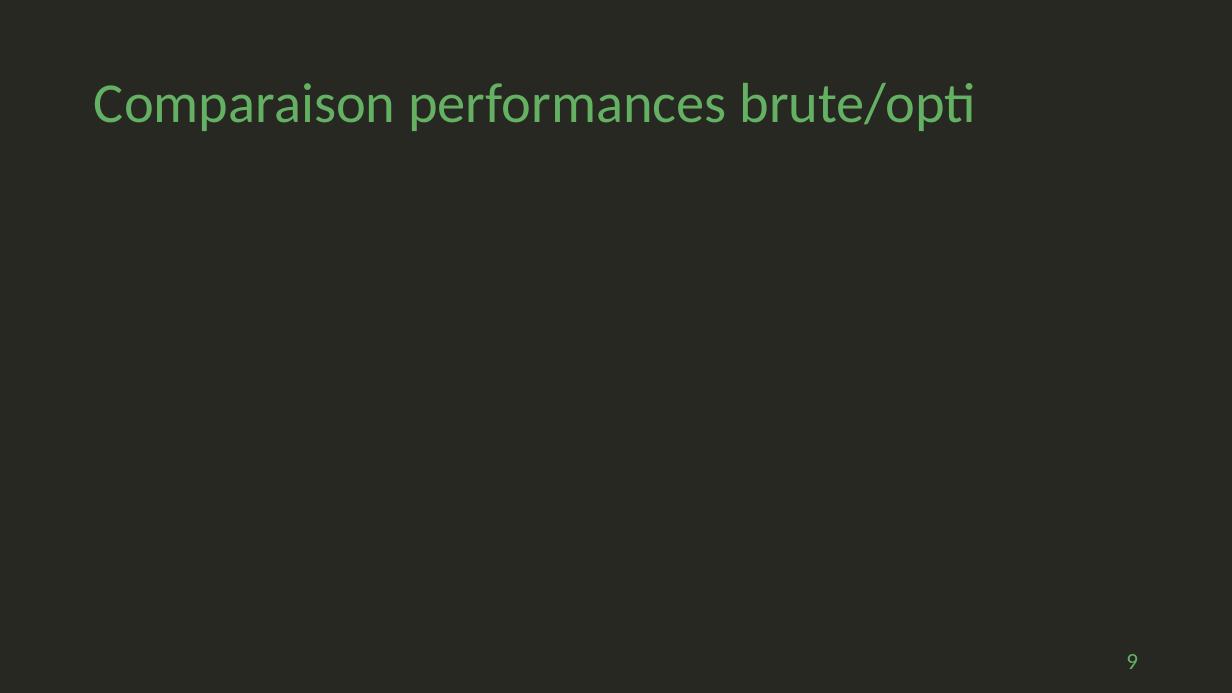
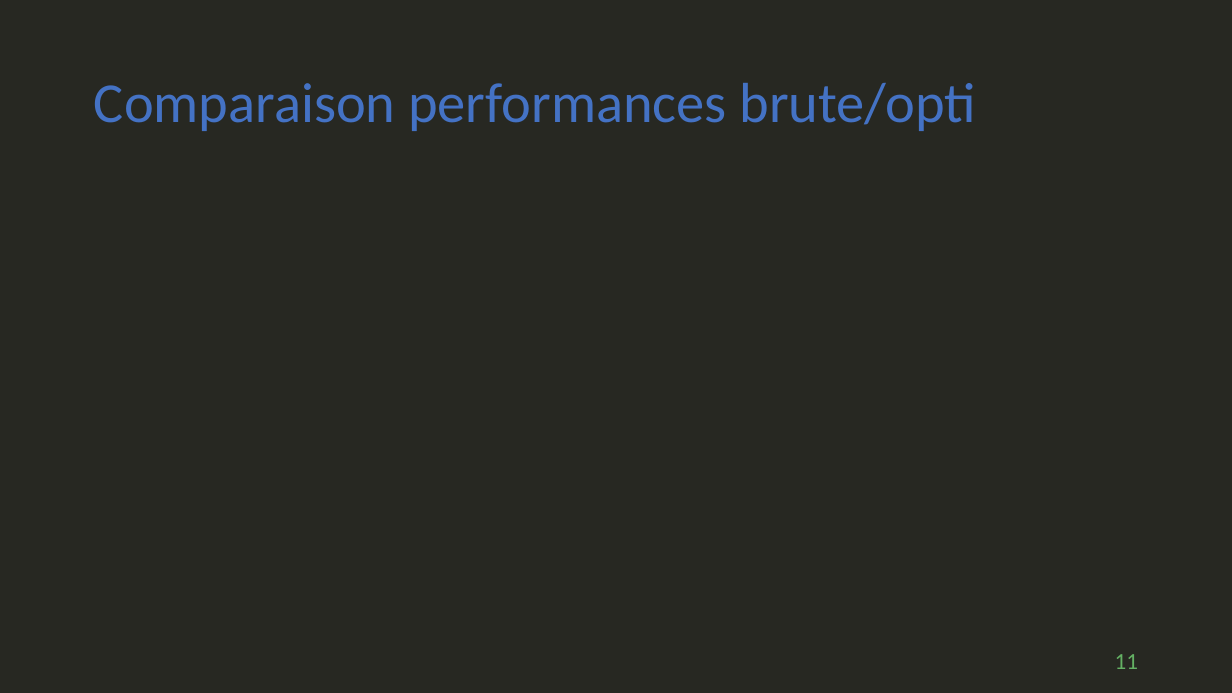
Before and after one commit to geoffrey-ll/OC_P07_Algorithmique, a slide deck: slide 11 of p07_slide.pptx (slide 9 before the commit). Drawn at 1232x693 pixels with LibreOffice and Linux fonts; fonts in the diff are those of the drawing. Boxes give left, top, right and bottom in pixels: in the first picture for what was removed or moved away, otherwise in the second. Text is boxed around its words. In the diff, an @@ line names an element or a change of style, - is before the commit and + after.

```diff
--- a/p07_slide.pptx
+++ b/p07_slide.pptx
@@ title "Comparaison performances brute/opti" at box(94, 83, 977, 131): text colour #64B164 to #4472C4 @@
@@ page number at box(1115, 654, 1138, 669): text changed @@
-9
+11
```
Also in this commit, not shown: 8 other slides changed, 2 slides added.
